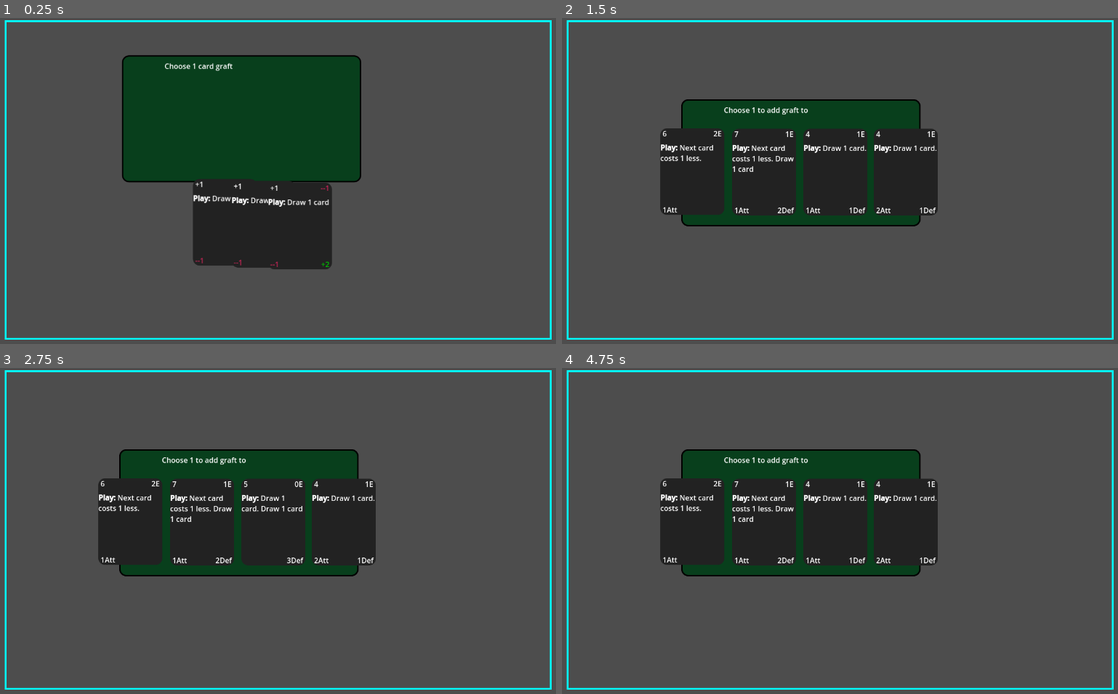
Above: before the commit, frames 1-4 (two rows, left to right).
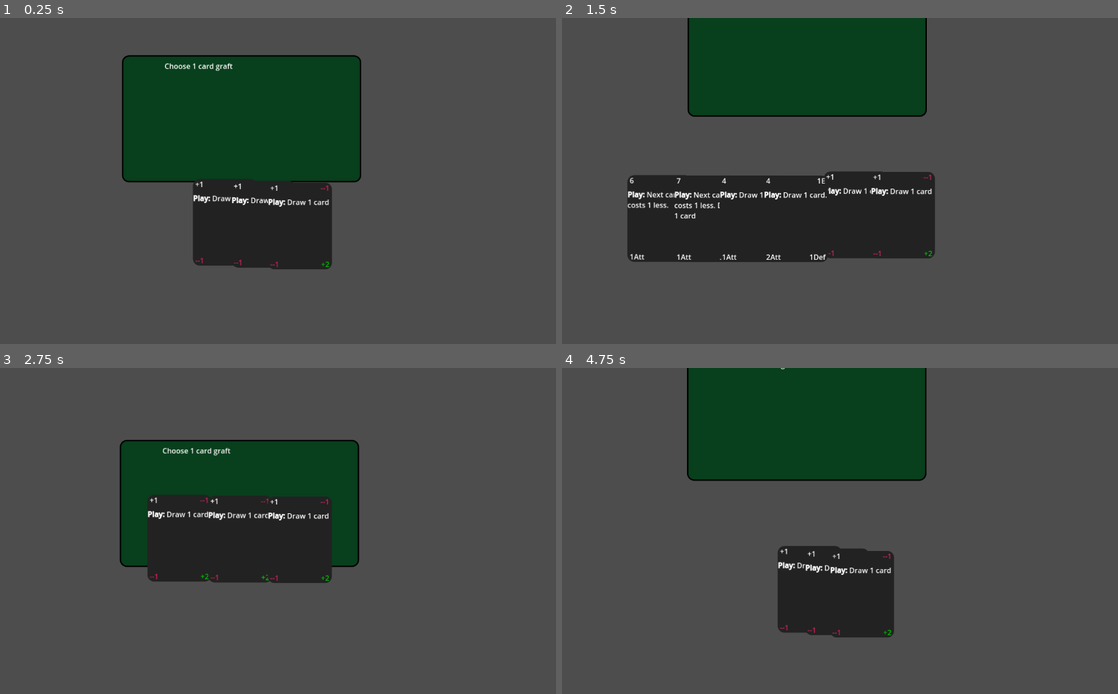
Above: after the commit, the same moments.

Repository: TicklesTheBrain/CardBuilder
Game: Godot game, scene res://grafting_scene.tscn
The game is run twice, just before and just after one commit, with the same random seed, the same clock (stepped at 60 frames per second) and the same inputs. This scene is started directly instead of the project's main scene.
Inputs (mouse positions are in pixels of both pictures, inside the frame that each line leads up to):
- Up to frame 1 (0.25 s): no input
- Up to frame 2 (1.5 s): drag from (717, 171) to (906, 109) at 0.52 s; drag from (789, 171) to (817, 246) at 1.27 s
- Up to frame 3 (2.75 s): move the mouse to (300, 521) at 2.02 s; click (300, 521) at 2.17 s
- Up to frame 4 (4.75 s): drag from (689, 521) to (906, 521) at 2.77 s; drag from (762, 521) to (878, 531) at 3.52 s; drag from (834, 521) to (762, 449) at 4.27 s

The runs differ from the first frame. In frame 1, 2.1% of the frame differs, in the area x 0-100%, y 0-99%; in frame 2, 31%; in frame 3, 13%; in frame 4, 30%.

Commit message:
Multiple card grafting sequence

Diff:
--- a/PocketLord.gd
+++ b/PocketLord.gd
@@ -3,9 +3,13 @@
 @export var pocketPacked: PackedScene
 var pocketRefs = {}
 
+signal requestNewPocket(pocketText: String, receivingMethod: Callable)
+signal requestClosePocket(pocketID: CardContainer)
+signal pocketClosed(cont: CardContainer)
+
 func _ready():
-	Events.requestNewPocket.connect(makeNewPocket)
-	Events.requestClosePocket.connect(cleanUpPocket)
+	requestNewPocket.connect(makeNewPocket)
+	requestClosePocket.connect(cleanUpPocket)
 
 func makeNewPocket(pocketText: String, receivingMethod: Callable):
 
@@ -25,5 +29,7 @@
 	Logger.log(['cleanup pocket started', cardContainer], 3)
 	var pocket = pocketRefs[cardContainer]
 	pocket.hidePocket()
+	await pocket.pocketClosed
+	pocketClosed.emit(cardContainer)
 	cardContainer.queue_free()
 	pocketRefs.erase(cardContainer)
--- a/cardAbstractions/cardData.gd
+++ b/cardAbstractions/cardData.gd
@@ -16,6 +16,8 @@
 @export var endRoundEffects: Array[CardEffect] = []
 @export var drawEffects: Array[CardEffect] = []
 @export var startMatchEffects: Array[CardEffect] = []
+
+signal announceDestroy()
 
 var container: CardContainer:
 	set (new):
--- a/cardEffects/peChooseFrom.gd
+++ b/cardEffects/peChooseFrom.gd
@@ -22,7 +22,7 @@
 	if destination.getFreeSpace() != -1:
 		amountOfCardsToChoose = min (destination.getFreeSpace(), amountOfCardsToChoose)
 
-	Events.requestNewPocket.emit(getPocketText(), receivePocket)
+	PocketLord.requestNewPocket.emit(getPocketText(), receivePocket)
 
 	var counter = 0
 	while (not source.checkEmpty() and not destination.checkFull() and counter < amountOfCardsToChooseFrom):
@@ -42,7 +42,7 @@
 			unchosenDestination.addCard(card)
 
 	pocketContainer.disposeAll(ctxt.getContainerFromPurpose(destinationOfUnchosenCards))
-	Events.requestClosePocket.emit(pocketContainer)
+	PocketLord.requestClosePocket.emit(pocketContainer)
 
 	if reshuffleDeckAfterwards:
 		ctxt.drawDeck.shuffle()
--- a/cardInterfaceStuff/cardDisplay.gd
+++ b/cardInterfaceStuff/cardDisplay.gd
@@ -38,6 +38,7 @@
 
 func setupCardDisplay(data: CardData):
 	cardData = data
+	cardData.announceDestroy.connect(queue_free)
 	updateCardDisplay()
 
 func updateCardDisplay(dataToShow: CardData = cardData):
--- a/events.gd
+++ b/events.gd
@@ -6,11 +6,7 @@
 signal playerTurnEnd(playerValue: int, buster: bool)
 signal newCardDisplayRequested(card: CardData)
 signal updateAllDisplays()
-signal requestNewPocket(pocketText: String, receivingMethod: Callable)
-signal requestClosePocket(pocketID: CardContainer)
 signal orphanedCardDisplay(cd: CardDisplay)
-
-
 
 func _ready():
 	cardAdded.connect(displayUpdateWrapper)
--- a/game.tscn
+++ b/game.tscn
@@ -42,6 +42,7 @@
 capAtZero = true
 inEffect = true
 staticText = ""
+modifierName = ""
 timingChecks = Array[Resource("res://cardAbstractions/timingCheck.gd")]([])
 
 [sub_resource type="Resource" id="Resource_6i1e2"]
@@ -84,6 +85,7 @@
 capAtZero = true
 inEffect = true
 staticText = ""
+modifierName = ""
 timingChecks = Array[Resource("res://cardAbstractions/timingCheck.gd")]([])
 
 [sub_resource type="Resource" id="Resource_vc84x"]
@@ -186,6 +188,7 @@
 disabledOnMatchOrExceed = true
 staticText = ""
 containerToCheck = 2
+conditionalName = ""
 
 [sub_resource type="Resource" id="Resource_xo3i5"]
 script = ExtResource("12_p8cui")
@@ -328,6 +331,7 @@
 capAtZero = true
 inEffect = true
 staticText = ""
+modifierName = ""
 timingChecks = Array[Resource("res://cardAbstractions/timingCheck.gd")]([])
 
 [sub_resource type="Resource" id="Resource_oqfhl"]
@@ -416,6 +420,7 @@
 type = 0
 inEffect = true
 staticText = ""
+modifierName = ""
 timingChecks = Array[Resource("res://cardAbstractions/timingCheck.gd")]([])
 
 [sub_resource type="Resource" id="Resource_nl27r"]
@@ -474,6 +479,7 @@
 type = 0
 inEffect = true
 staticText = ""
+modifierName = ""
 timingChecks = Array[Resource("res://cardAbstractions/timingCheck.gd")]([])
 
 [sub_resource type="Resource" id="Resource_ep2sd"]
@@ -581,6 +587,7 @@
 capAtZero = true
 inEffect = true
 staticText = ""
+modifierName = ""
 timingChecks = Array[Resource("res://cardAbstractions/timingCheck.gd")]([])
 
 [sub_resource type="Resource" id="Resource_qvhbc"]
@@ -724,10 +731,12 @@
 [sub_resource type="Resource" id="Resource_l00fn"]
 script = ExtResource("20_cxkqq")
 flatChange = -1
+increaseOnMerge = false
 type = 0
 capAtZero = true
 inEffect = true
 staticText = ""
+modifierName = ""
 timingChecks = Array[Resource("res://cardAbstractions/timingCheck.gd")]([])
 
 [sub_resource type="Resource" id="Resource_b671k"]
@@ -785,6 +794,7 @@
 disabledOnMatchOrExceed = false
 staticText = "Can only play if already played at least 10 value"
 containerToCheck = 2
+conditionalName = ""
 
 [sub_resource type="Resource" id="Resource_o147x"]
 script = ExtResource("6_wbupb")
@@ -825,6 +835,7 @@
 disabledOnMatchOrExceed = true
 staticText = "If less than 2 cards in hand"
 containerToCheck = 1
+conditionalName = ""
 
 [sub_resource type="Resource" id="Resource_nmgbw"]
 script = ExtResource("14_66573")
--- a/grafting_scene.gd
+++ b/grafting_scene.gd
@@ -3,10 +3,12 @@
 @export var graftDeck: DeckManager
 @export var playerDeck: DeckManager
 @export var graftOptions: CardContainer
+@export var graftDiscard: CardContainer
 @export var cardGraftDisplay: PackedScene
 @export var cardDisplay: PackedScene
 @export var graftOptionsAmount: int = 3
 @export var newCardMarker: Marker2D
+@export var amountOfGraftsTodo: int = 3
 
 var graftChoicePocket: CardContainer
 var deckPocket: CardContainer
@@ -14,34 +16,63 @@
 var selectedDeckCard: CardData
 
 signal cardSelectionDone
+signal deckPocketClosed
+signal graftChoicePocketClosed
 
 func _ready():
 
 	Events.newCardDisplayRequested.connect(spawnNewCardDisplay)
+	PocketLord.pocketClosed.connect(processPocketClosed)
 	graftDeck.buildCardsFromTemplate()
 	playerDeck.buildCardsFromTemplate()
 
-	Events.requestNewPocket.emit("Choose 1 card graft", receivePocket)
+	for g in range(amountOfGraftsTodo):
 
-	for i in range(graftOptionsAmount):
-		addNewOption()
 
-	InputLord.cardSelectionRequested.emit(graftChoicePocket, 1, receiveSelection)
+		PocketLord.requestNewPocket.emit("Choose 1 card graft", receivePocket)
 
-	await cardSelectionDone
+		for i in range(graftOptionsAmount):
+			addNewOption()
 
-	Events.requestNewPocket.emit("Choose 1 to add graft to", receiveDeckPocket)
+		InputLord.cardSelectionRequested.emit(graftChoicePocket, 1, receiveSelection)
 
-	playerDeck.disposeAll(deckPocket)
+		await cardSelectionDone
 
-	InputLord.cardSelectionRequested.emit(deckPocket, 1, receiveDeckSelection)
+		graftChoicePocket.removeCard(selectedGraft)
 
-	InputLord.mouseOvers = true
-	InputLord.addMouseOverDelegate(deckPocket, askToShowGraft.bind(selectedGraft))
+		PocketLord.requestNewPocket.emit("Choose 1 to add graft to", receiveDeckPocket)
 
-	await cardSelectionDone
+		playerDeck.disposeAll(deckPocket)
 
-	selectedDeckCard.addCardGraft(selectedGraft)
+		InputLord.cardSelectionRequested.emit(deckPocket, 1, receiveDeckSelection)
+
+		InputLord.mouseOvers = true
+		InputLord.addMouseOverDelegate(deckPocket, askToShowGraft.bind(selectedGraft))
+
+		await cardSelectionDone
+
+		selectedDeckCard.addCardGraft(selectedGraft)
+
+		deckPocket.disposeAll(playerDeck)
+		graftChoicePocket.disposeAll(graftDiscard)
+
+		selectedGraft.announceDestroy.emit()
+
+		PocketLord.requestClosePocket.emit(graftChoicePocket)
+		PocketLord.requestClosePocket.emit(deckPocket)
+
+		#TODO: simplify destroying card displays when moving them to a container without a controller
+
+		await deckPocketClosed
+
+
+
+func processPocketClosed(cont: CardContainer):
+	if cont == deckPocket:
+		deckPocketClosed.emit()
+	elif cont == graftChoicePocket:
+		graftChoicePocketClosed.emit()
+
 
 func receiveSelection(cards: Array[CardData]):
 	selectedGraft = cards[0]
--- a/grafting_scene.tscn
+++ b/grafting_scene.tscn
@@ -10,6 +10,7 @@
 [ext_resource type="Script" path="res://cardEffects/peDraw.gd" id="4_tmet7"]
 [ext_resource type="Script" path="res://cardAbstractions/emptyCardData.gd" id="5_sdwpe"]
 [ext_resource type="Script" path="res://cardAbstractions/statData.gd" id="6_dpyu6"]
+[ext_resource type="Script" path="res://cardInterfaceStuff/CardDisplaySink.gd" id="9_yg58f"]
 [ext_resource type="Script" path="res://modifiers/paramModifierLowestHighestPlayed.gd" id="11_kksuw"]
 [ext_resource type="Script" path="res://modifiers/paramModifierFixedChange.gd" id="12_snyw0"]
 [ext_resource type="Script" path="res://cardEffects/peContainerModifier.gd" id="13_k3de3"]
@@ -38,7 +39,7 @@
 source = 0
 destination = 1
 amountOfCardsToDraw = 1
-effectName = ""
+effectName = "Draw1"
 staticText = ""
 conditionals = Array[Resource("res://conditionals/conditionals.gd")]([])
 followUpEffects = Array[Resource("res://cardEffects/cardEffect.gd")]([])
@@ -58,7 +59,7 @@
 
 [sub_resource type="Resource" id="Resource_w4bec"]
 script = ExtResource("5_sdwpe")
-amount = 3
+amount = 20
 debug = false
 cardTitle = ""
 graft = true
@@ -92,6 +93,7 @@
 capAtZero = true
 inEffect = true
 staticText = ""
+modifierName = ""
 timingChecks = Array[Resource("res://cardAbstractions/timingCheck.gd")]([])
 
 [sub_resource type="Resource" id="Resource_6i1e2"]
@@ -134,6 +136,7 @@
 capAtZero = true
 inEffect = true
 staticText = ""
+modifierName = ""
 timingChecks = Array[Resource("res://cardAbstractions/timingCheck.gd")]([])
 
 [sub_resource type="Resource" id="Resource_vc84x"]
@@ -248,6 +251,7 @@
 disabledOnMatchOrExceed = false
 staticText = ""
 containerToCheck = 2
+conditionalName = ""
 
 [sub_resource type="Resource" id="Resource_xo3i5"]
 script = ExtResource("4_tmet7")
@@ -390,6 +394,7 @@
 capAtZero = true
 inEffect = true
 staticText = ""
+modifierName = ""
 timingChecks = Array[Resource("res://cardAbstractions/timingCheck.gd")]([])
 
 [sub_resource type="Resource" id="Resource_oqfhl"]
@@ -478,6 +483,7 @@
 type = 0
 inEffect = true
 staticText = ""
+modifierName = ""
 timingChecks = Array[Resource("res://cardAbstractions/timingCheck.gd")]([])
 
 [sub_resource type="Resource" id="Resource_nl27r"]
@@ -536,6 +542,7 @@
 type = 0
 inEffect = true
 staticText = ""
+modifierName = ""
 timingChecks = Array[Resource("res://cardAbstractions/timingCheck.gd")]([])
 
 [sub_resource type="Resource" id="Resource_ep2sd"]
@@ -643,6 +650,7 @@
 capAtZero = true
 inEffect = true
 staticText = ""
+modifierName = ""
 timingChecks = Array[Resource("res://cardAbstractions/timingCheck.gd")]([])
 
 [sub_resource type="Resource" id="Resource_qvhbc"]
@@ -786,10 +794,12 @@
 [sub_resource type="Resource" id="Resource_l00fn"]
 script = ExtResource("22_qhn3g")
 flatChange = -1
+increaseOnMerge = false
 type = 0
 capAtZero = true
 inEffect = true
 staticText = ""
+modifierName = ""
 timingChecks = Array[Resource("res://cardAbstractions/timingCheck.gd")]([])
 
 [sub_resource type="Resource" id="Resource_b671k"]
@@ -847,6 +857,7 @@
 disabledOnMatchOrExceed = false
 staticText = "Can only play if already played at least 10 value"
 containerToCheck = 2
+conditionalName = ""
 
 [sub_resource type="Resource" id="Resource_o147x"]
 script = ExtResource("3_yne2b")
@@ -887,6 +898,7 @@
 disabledOnMatchOrExceed = true
 staticText = "If less than 2 cards in hand"
 containerToCheck = 1
+conditionalName = ""
 
 [sub_resource type="Resource" id="Resource_nmgbw"]
 script = ExtResource("16_qrraa")
@@ -992,29 +1004,37 @@
 [sub_resource type="RectangleShape2D" id="RectangleShape2D_t6bfs"]
 size = Vector2(1200, 700)
 
-[node name="GraftingScene" type="Node2D" node_paths=PackedStringArray("graftDeck", "playerDeck", "graftOptions", "newCardMarker")]
+[node name="GraftingScene" type="Node2D" node_paths=PackedStringArray("graftDeck", "playerDeck", "graftOptions", "graftDiscard", "newCardMarker")]
 script = ExtResource("1_aty88")
 graftDeck = NodePath("GraftDeck")
 playerDeck = NodePath("DeckManager")
-graftOptions = NodePath("GraftOptions")
+graftOptions = NodePath("")
+graftDiscard = NodePath("GraftDiscard")
 cardGraftDisplay = ExtResource("1_w2i3f")
 cardDisplay = ExtResource("3_sw0ic")
 newCardMarker = NodePath("CardOrigin")
 
-[node name="GraftDeck" type="Node" parent="."]
+[node name="CardDisplaySink" type="Node2D" parent="." node_paths=PackedStringArray("container", "positionMarker")]
+script = ExtResource("9_yg58f")
+container = NodePath("../DeckManager")
+animationTime = 0.5
+positionMarker = NodePath("Marker2D")
+
+[node name="Marker2D" type="Marker2D" parent="CardDisplaySink"]
+position = Vector2(79, 648)
+
+[node name="GraftDeck" type="Node" parent="." node_paths=PackedStringArray("feedContainer")]
 script = ExtResource("3_lygcp")
 debug = false
 templateDeck = Array[ExtResource("5_sdwpe")]([SubResource("Resource_w4bec")])
-
-[node name="GraftOptions" type="Node" parent="."]
-script = ExtResource("4_eldwq")
+feedContainer = NodePath("../GraftDiscard")
 
 [node name="GraftOptionsController" type="Node2D" parent="." node_paths=PackedStringArray("cardAreas", "logicalContainer")]
 script = ExtResource("4_sdbnn")
 cardAreas = [NodePath("GraftOptionsArea")]
 minCardCenterDistance = 50.0
 maxCardGap = 25.0
-logicalContainer = NodePath("../GraftOptions")
+logicalContainer = NodePath("")
 
 [node name="GraftOptionsArea" type="CollisionShape2D" parent="GraftOptionsController"]
 position = Vector2(641.25, 181)
@@ -1036,6 +1056,19 @@
 multipleRows = true
 
 [node name="DeckDisplayShape" type="CollisionShape2D" parent="DeckDisplayController"]
+visible = false
 position = Vector2(622, 357)
 shape = SubResource("RectangleShape2D_t6bfs")
 script = ExtResource("25_0eao4")
+
+[node name="GraftDiscard" type="Node" parent="."]
+script = ExtResource("4_eldwq")
+
+[node name="CardDisplaySink" type="Node2D" parent="GraftDiscard" node_paths=PackedStringArray("container", "positionMarker")]
+script = ExtResource("9_yg58f")
+container = NodePath("..")
+animationTime = 0.5
+positionMarker = NodePath("Marker2D")
+
+[node name="Marker2D" type="Marker2D" parent="GraftDiscard/CardDisplaySink"]
+position = Vector2(1170, 622)
--- a/pocketDisplay.gd
+++ b/pocketDisplay.gd
@@ -4,6 +4,9 @@
 @export var animation: AnimationPlayer
 @export var positionController: CardPositionController
 @export var infoLabel: Label
+
+signal pocketOpened
+signal pocketClosed
 
 func setupPositionController(container: CardContainer):
     positionController.setupNewLogicalContainer(container)
@@ -13,8 +16,11 @@
 
 func showPocket():
     animation.play("show")
+    await animation.animation_finished
+    pocketOpened.emit()
 
 func hidePocket():
     animation.play("hide")
     await animation.animation_finished
+    pocketClosed.emit()
     queue_free()
Not shown: 1 places in grafting_scene.tscn that only renumber resources
